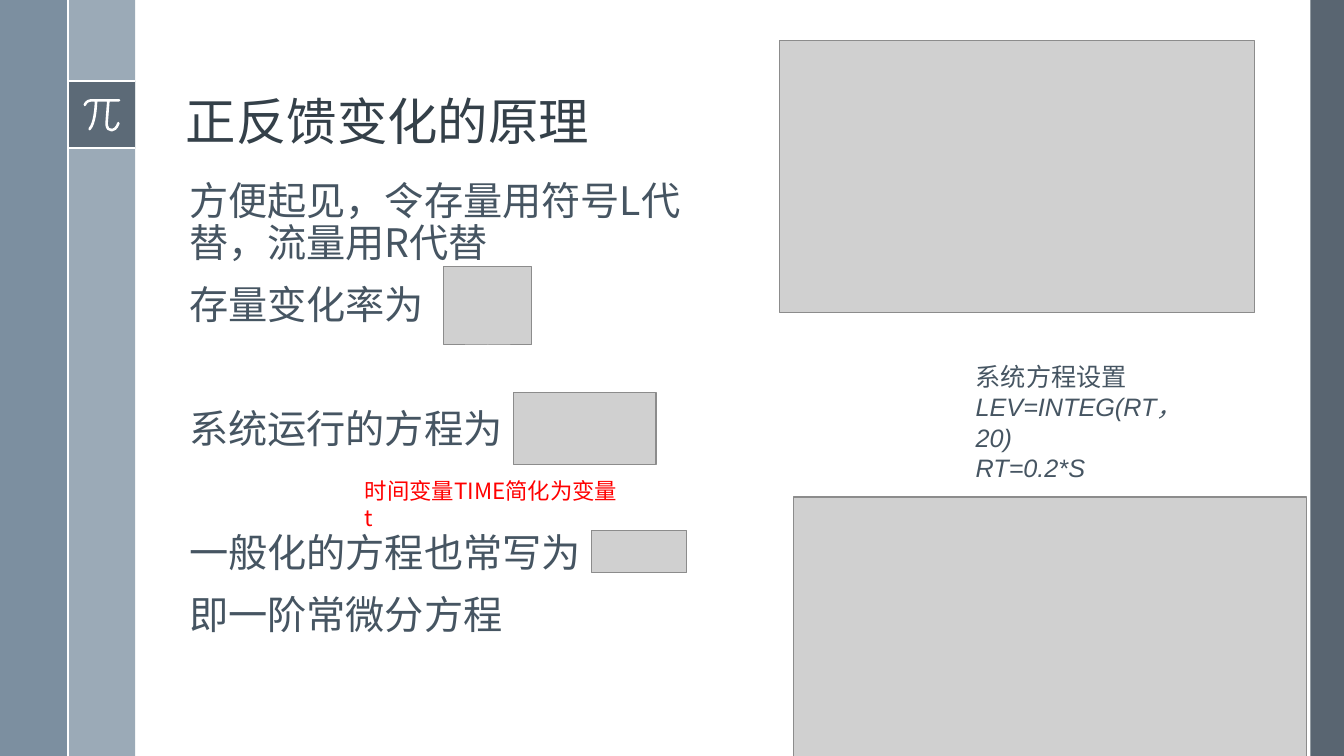
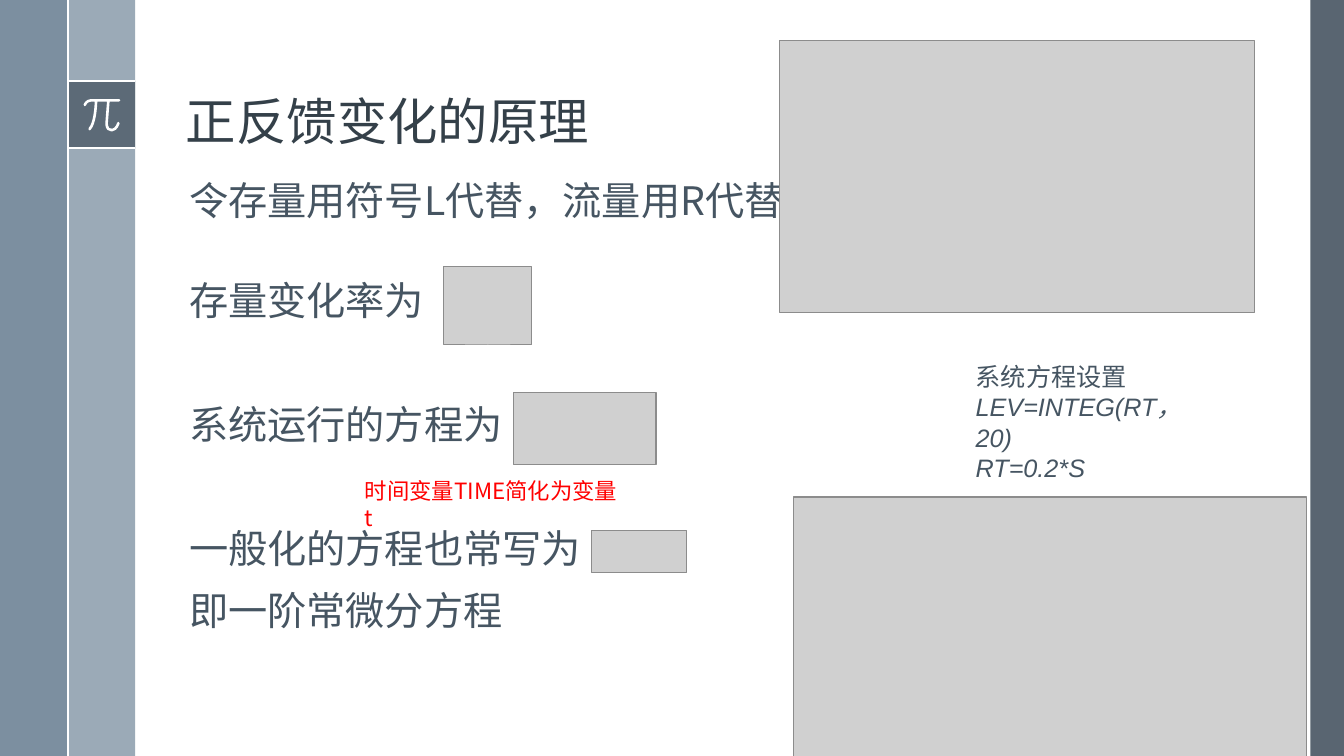
Before and after one commit to exoplanetX/SystemDynamics, a slide deck: slide 5 of 2019系统仿真-8-一阶系统原理+.pptx. Drawn at 1344x756 pixels with LibreOffice and Linux fonts; fonts in the diff are those of the drawing; grey boxes stand for pictures. Boxes give left, top, right and bottom in pixels: in the first picture for what was removed or moved away, otherwise in the second. Text is boxed around its words. In the diff, an @@ line names an element or a change of style, - is before the commit and + after.

```diff
--- a/2019系统仿真-8-一阶系统原理+.pptx
+++ b/2019系统仿真-8-一阶系统原理+.pptx
@@ text at <box>189,175,783,226</box>: text changed @@
-方便起见，令存量用符号L代替，流量用R代替
+令存量用符号L代替，流量用R代替
```
Also in this commit, not shown: 8 other slides changed, 1 other file.
